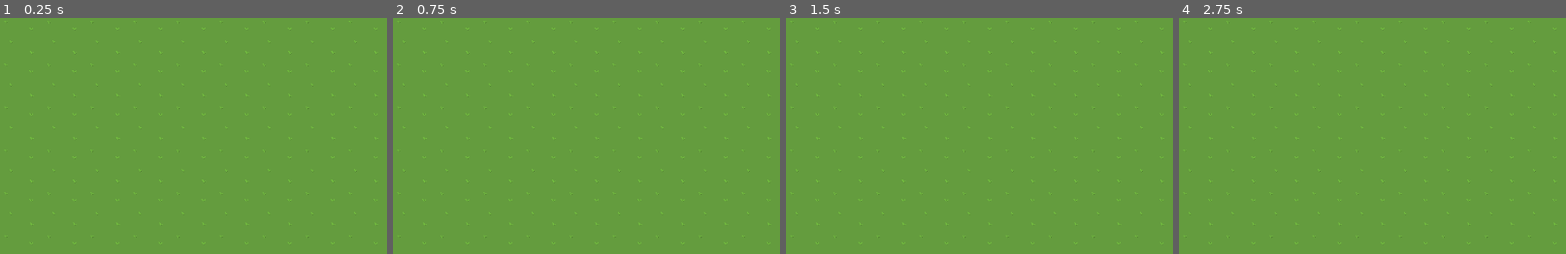
Above: before the commit, frames 1-4 (left to right).
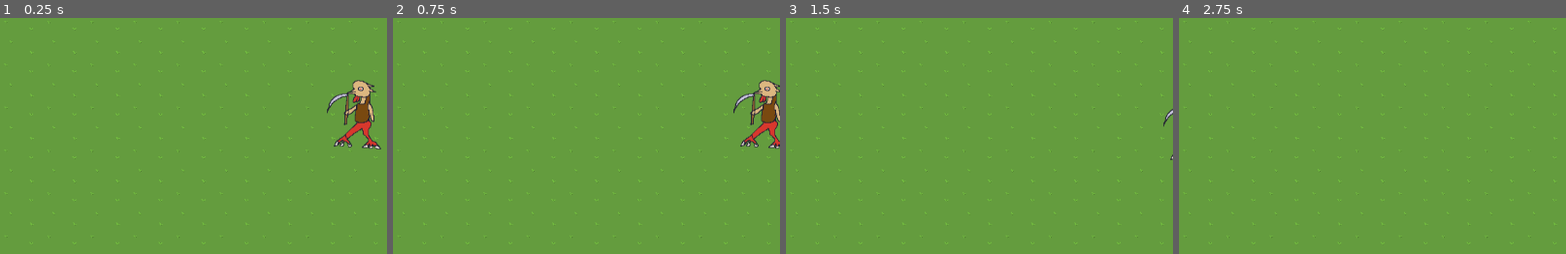
Above: after the commit, the same moments.

Repository: DevFTB/LD52
Game: Godot game, scene res://Scenes/arena.tscn
Same seed, same stepped clock (60 frames per second), same inputs: the game is played once before the commit and once after it.
Inputs:
- Up to frame 1 (0.25 s): no input
- Up to frame 2 (0.75 s): tap Enter at 0.5 s; hold D (move_right, bound only after the commit) from 0.53 s (still down)
- Up to frame 3 (1.5 s): release D (move_right, bound only after the commit) at 1.28 s; hold S (move_down, bound only after the commit) from 1.28 s (still down)
- Up to frame 4 (2.75 s): tap Space at 2 s; release S (move_down, bound only after the commit) at 2.03 s; hold D (move_right, bound only after the commit) from 2.03 s (still down)
The pictures show only the part of the screen within x 50-100%, y 18-68%; the shares and areas given below are measured in that part.

The runs differ from the first frame. In frame 1, 1.7% of the frame differs, in the area x 84-99%, y 26-56%; in frame 2, 1.6%; in frame 3, less than 0.1%; in frame 4, nothing differs.

Commit message:
added movement for grim cheaper

Diff:
--- /dev/null
+++ b/Scenes/ControllablePlayer.gd
@@ -0,0 +1,40 @@
+extends Node2D
+
+@export var movement_speed : float = 100
+
+var direction : Vector2 = Vector2.ZERO
+
+
+# Called when the node enters the scene tree for the first time.
+func _ready():
+	pass # Replace with function body.
+
+
+# Called every frame. 'delta' is the elapsed time since the previous frame.
+func _process(delta):
+	position += direction.normalized() * movement_speed * delta
+	pass
+
+func _input(event):
+	if event is InputEventKey:
+		if event.is_action_pressed("move_up"):
+			direction.y -= 1
+		if event.is_action_released("move_up"):
+			direction.y += 1
+
+		if event.is_action_pressed("move_down"):
+			direction.y += 1
+		if event.is_action_released("move_down"):
+			direction.y -= 1
+
+		if event.is_action_pressed("move_left"):
+			direction.x -= 1
+		if event.is_action_released("move_left"):
+			direction.x += 1
+
+		if event.is_action_pressed("move_right"):
+			direction.x += 1
+		if event.is_action_released("move_right"):
+			direction.x -= 1
+
+	pass
--- a/Scenes/arena.tscn
+++ b/Scenes/arena.tscn
@@ -1,5 +1,7 @@
-[gd_scene load_steps=4 format=3 uid="uid://bd0cbyq3rs8iv"]
+[gd_scene load_steps=6 format=3 uid="uid://bd0cbyq3rs8iv"]
 
+[ext_resource type="Script" path="res://Scenes/ControllablePlayer.gd" id="2_d8hb5"]
+[ext_resource type="Texture2D" uid="uid://bi50q13x21lsr" path="res://Player/grim_cheaper.png" id="2_ixflb"]
 [ext_resource type="Texture2D" uid="uid://bg4rds4np3i0o" path="res://Level/level.png" id="2_mbeb0"]
 
 [sub_resource type="TileSetAtlasSource" id="TileSetAtlasSource_ssi7g"]
@@ -28,3 +30,11 @@
 layer_1/y_sort_origin = 0
 layer_1/z_index = 0
 layer_1/tile_data = PackedInt32Array(17, 1, 1, 0, 1, 1, 16, 1, 1, 15, 1, 1, 14, 1, 1, 13, 1, 1, 12, 1, 1, 11, 1, 1, 10, …(339 unchanged characters)…
+
+[node name="GrimCheaper" type="Node2D" parent="."]
+position = Vector2(1110, 321)
+script = ExtResource("2_d8hb5")
+
+[node name="Sprite" type="Sprite2D" parent="GrimCheaper"]
+position = Vector2(0, -49.435)
+texture = ExtResource("2_ixflb")
--- a/project.godot
+++ b/project.godot
@@ -18,3 +18,26 @@
 [display]
 
 window/size/viewport_height=704
+
+[input]
+
+move_up={
+"deadzone": 0.5,
+"events": [Object(InputEventKey,"resource_local_to_scene":false,"resource_name":"","device":0,"window_id":0,"alt_pressed":false,"shift_pressed":false,"ctrl_pressed":false,"meta_pressed":false,"pressed":false,"keycode":0,"physical_keycode":87,"unicode":0,"echo":false,"script":null)
+]
+}
+move_down={
+"deadzone": 0.5,
+"events": [Object(InputEventKey,"resource_local_to_scene":false,"resource_name":"","device":0,"window_id":0,"alt_pressed":false,"shift_pressed":false,"ctrl_pressed":false,"meta_pressed":false,"pressed":false,"keycode":0,"physical_keycode":83,"unicode":0,"echo":false,"script":null)
+]
+}
+move_left={
+"deadzone": 0.5,
+"events": [Object(InputEventKey,"resource_local_to_scene":false,"resource_name":"","device":0,"window_id":0,"alt_pressed":false,"shift_pressed":false,"ctrl_pressed":false,"meta_pressed":false,"pressed":false,"keycode":0,"physical_keycode":65,"unicode":0,"echo":false,"script":null)
+]
+}
+move_right={
+"deadzone": 0.5,
+"events": [Object(InputEventKey,"resource_local_to_scene":false,"resource_name":"","device":0,"window_id":0,"alt_pressed":false,"shift_pressed":false,"ctrl_pressed":false,"meta_pressed":false,"pressed":false,"keycode":0,"physical_keycode":68,"unicode":0,"echo":false,"script":null)
+]
+}
Binary file added: Player/grim_cheaper.png
Not shown, added: Player/grim_cheaper.png.import
